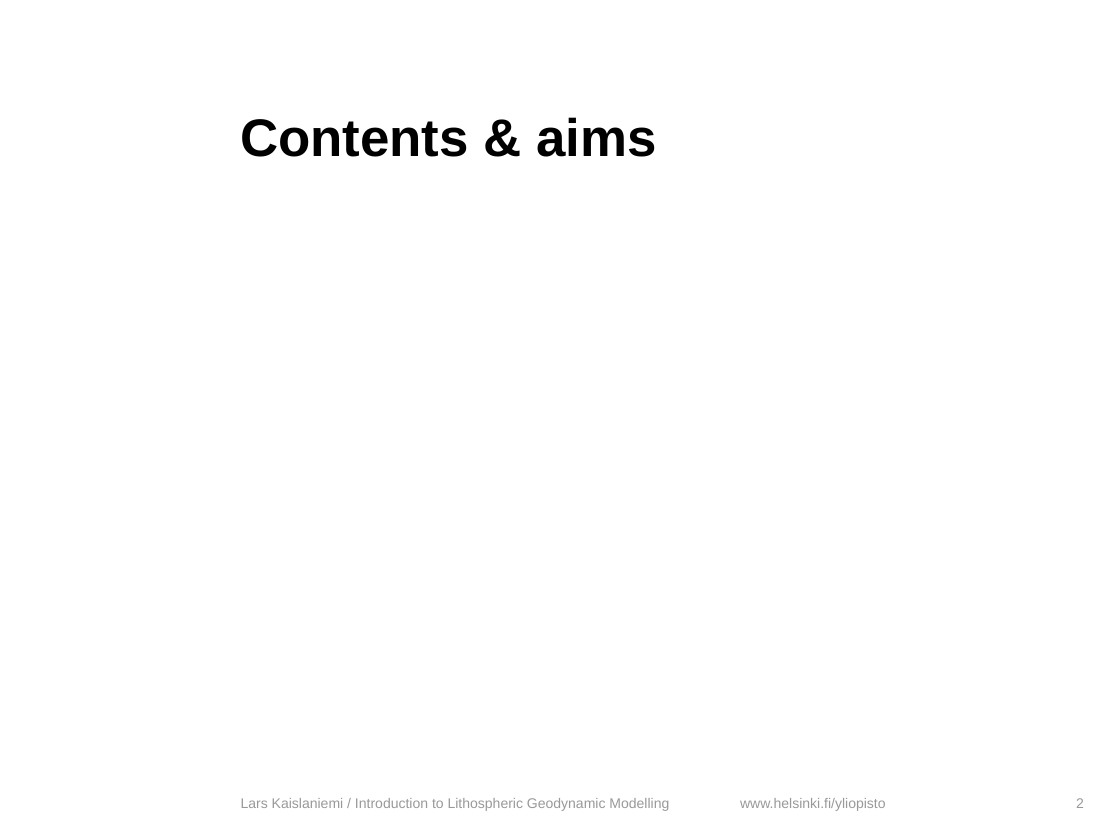
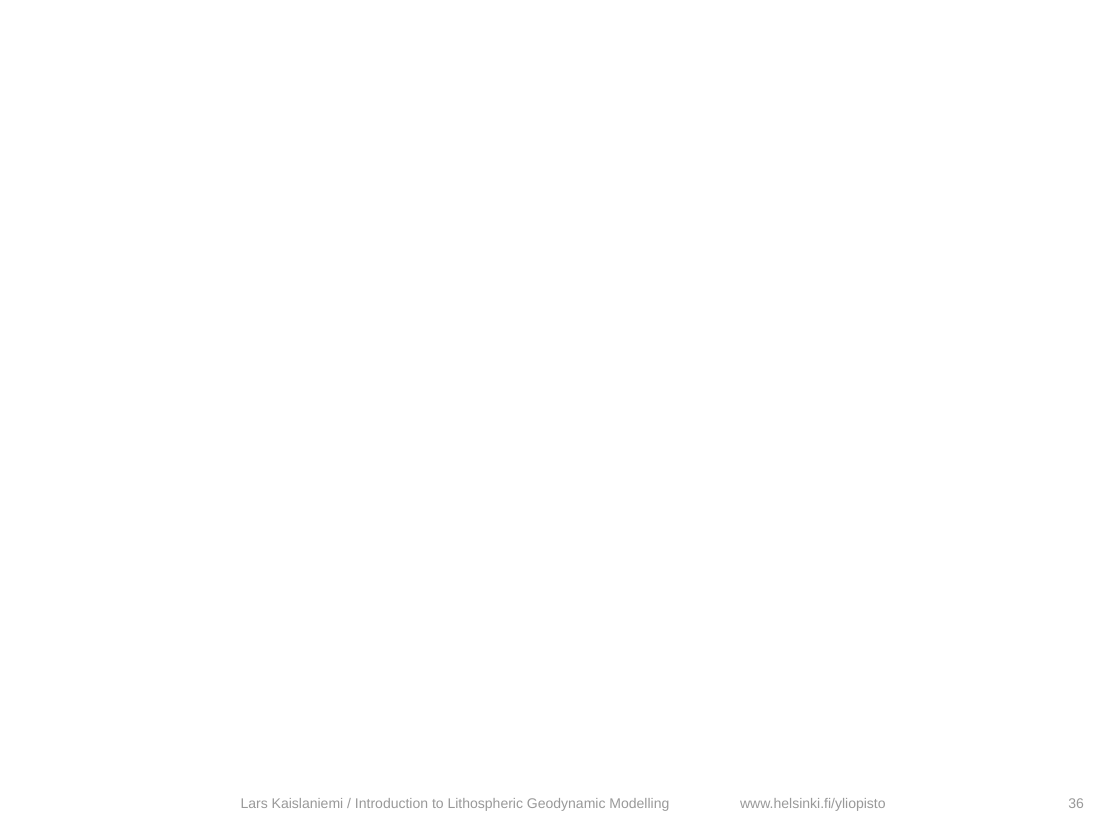
Before and after one commit to HUGG/NGWM2016-modelling-course, a slide deck: slide 36 of Lessons/05-Finite-differences/finite_differences.odp (slide 2 before the commit). Drawn at 1120x840 pixels with LibreOffice and Linux fonts; fonts in the diff are those of the drawing; background and template pictures are left out. Boxes give left, top, right and bottom in pixels: in the first picture for what was removed or moved away, otherwise in the second. Text is boxed around its words. In the diff, an @@ line names an element or a change of style, - is before the commit and + after.

```diff
--- a/Lessons/05-Finite-differences/finite_differences.odp
+++ b/Lessons/05-Finite-differences/finite_differences.odp
@@ title removed at [240, 117, 656, 157] @@
-Contents & aims
@@ page number at [1068, 798, 1084, 808]: text changed @@
-2
+36
```
Also in this commit, not shown: 21 other slides changed, 11 slides added, 4 other files.
